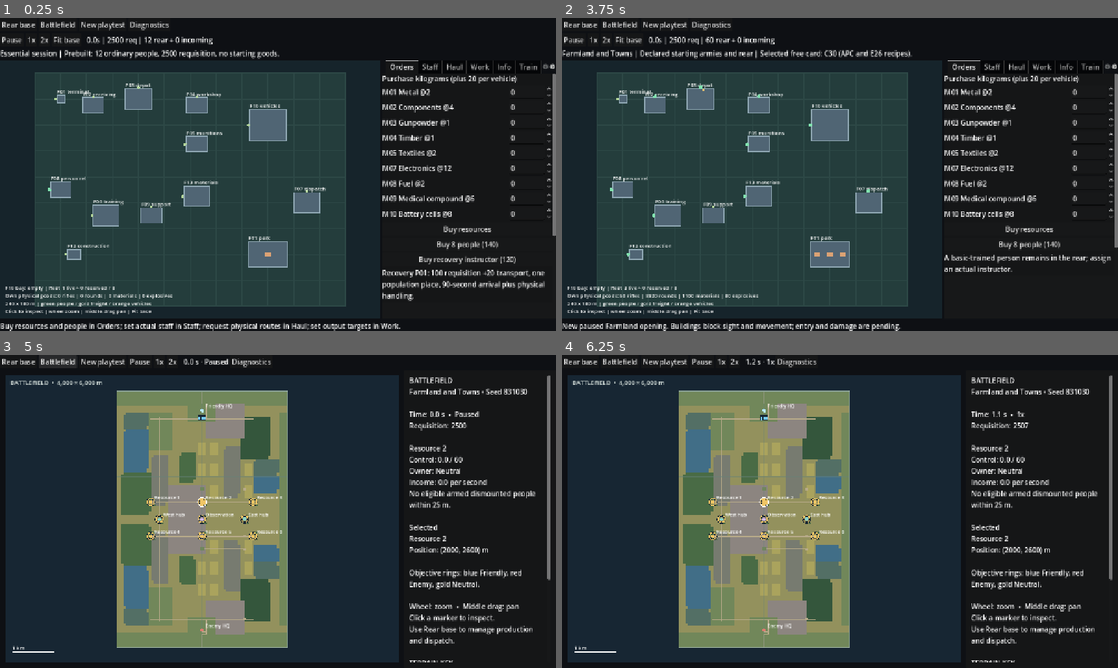
Above: before the commit, frames 1-4 (two rows, left to right).
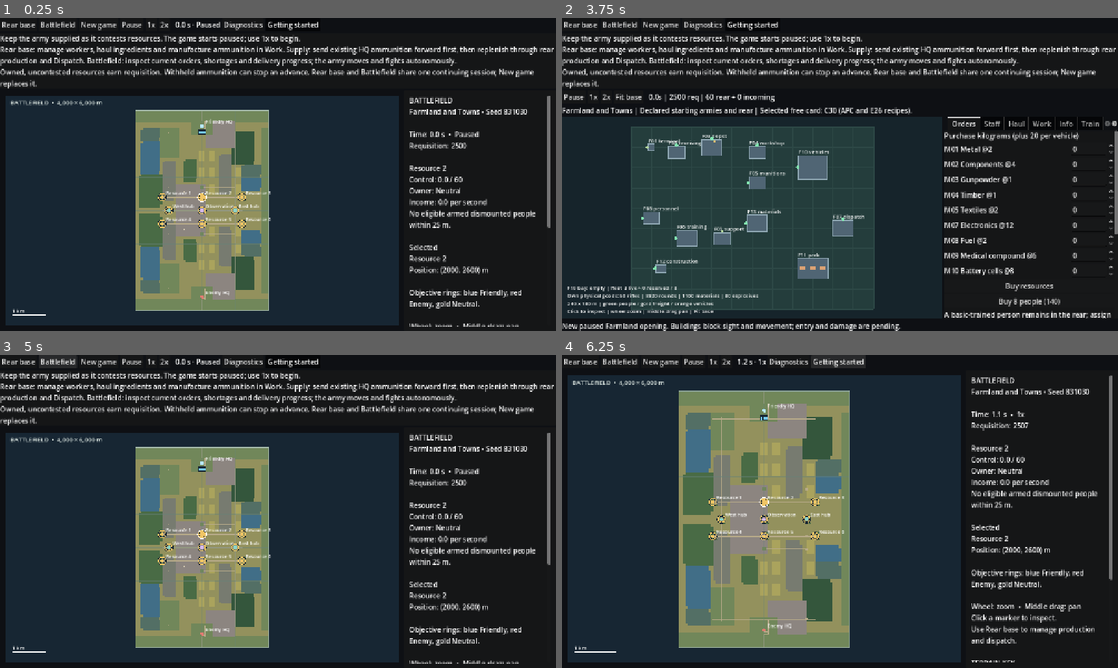
Above: after the commit, the same moments.

Repository: TheInfinityIQ/Trencho_V4
Game: Godot game, scene res://game/main/main.tscn
The game is run twice, just before and just after one commit, with the same random seed, the same clock (stepped at 60 frames per second) and the same inputs.
Inputs (mouse positions are in pixels of both pictures, inside the frame that each line leads up to):
- Up to frame 1 (0.25 s): no input
- Up to frame 2 (3.75 s): click (856, 24) at 0.5 s, where only the run after the commit has a clickable "Getting started"; click "New playtest" (after the commit: "New game") at 1.25 s; click "New playtest" (after the commit: "New game") at 2 s; click "Rear base" at 2.75 s; click (751, 24) at 3.5 s, where only the run after the commit has a clickable "Getting started"
- Up to frame 3 (5 s): click "Battlefield" at 4.25 s
- Up to frame 4 (6.25 s): click "1x" at 5 s; click (840, 361) at 5.75 s, where only the run after the commit has a clickable "Getting started"

The runs differ from the first frame. In frame 1, 39% of the frame differs, in the area x 0-100%, y 1-100%; in frame 2, 32%; in frame 3, 34%; in frame 4, 0.7%.

Commit message:
Prepare ordinary demo entry and Windows handoff

Diff:
--- a/game/battlefield/squad_execution.gd
+++ b/game/battlefield/squad_execution.gd
@@ -537,6 +537,9 @@
 
 func _report(squad: String, kind: String, detail: String, urgent: bool = false) -> void:
 	var key := squad+":"+kind+":"+detail
+	# A later acknowledged operation may genuinely recapture the same place.
+	# Suppress repeats within that task, rather than all future completions.
+	if kind == "Complete": key += ":"+str(_rear().orders.intents.get(squad,{}).get("id",""))
 	if reported.has(key): return
 	var result: Dictionary = _rear().orders.report(squad,kind,detail,urgent)
 	if result.ok: reported[key] = result.id
--- a/game/main/main.gd
+++ b/game/main/main.gd
@@ -49,8 +49,8 @@
 	field_button.pressed.connect(_show_battlefield)
 	controls.add_child(field_button)
 	var playtest := Button.new()
-	playtest.text = "New playtest"
-	playtest.tooltip_text = "Start a fresh paused Farmland and Towns opening with its declared armies."
+	playtest.text = "New game"
+	playtest.tooltip_text = "Replace the current session with a fresh paused Farmland and Towns game."
 	playtest.pressed.connect(_start_playtest)
 	controls.add_child(playtest)
 	_field_clock = HBoxContainer.new()
@@ -75,6 +75,18 @@
 		button.text = title
 		button.pressed.connect(func() -> void: _show_review(title))
 		_diagnostics.add_child(button)
+	var help_button := Button.new()
+	help_button.text = "Getting started"
+	help_button.toggle_mode = true
+	help_button.button_pressed = true
+	controls.add_child(help_button)
+	var help := PanelContainer.new()
+	layout.add_child(help)
+	var guide := Label.new()
+	guide.autowrap_mode = TextServer.AUTOWRAP_WORD_SMART
+	guide.text = "Keep the army supplied as it contests resources. The game starts paused; use 1x to begin.\nRear base: manage workers, haul ingredients and manufacture ammunition in Work. Supply: send existing HQ ammunition forward first, then replenish through rear production and Dispatch. Battlefield: inspect current orders, shortages and delivery progress; the army moves and fights autonomously.\nOwned, uncontested resources earn requisition. Withheld ammunition can stop an advance. Rear base and Battlefield share one continuing session; New game replaces it."
+	help.add_child(guide)
+	help_button.toggled.connect(func(open: bool) -> void: help.visible = open)
 	_host = Control.new()
 	_host.size_flags_vertical = Control.SIZE_EXPAND_FILL
 	layout.add_child(_host)
@@ -84,7 +96,10 @@
 	_battlefield = Battlefield.instantiate()
 	_battlefield.simulation = _base.simulation
 	_host.add_child(_battlefield)
-	_show_base()
+	# Ordinary launch uses the same authored game and normal session binding as
+	# the New game action. Existing declared forces, stock and paused clock stay
+	# authoritative; no demonstration-only grants or initial freight departure.
+	_start_playtest()
 
 
 func _show_review(title: String) -> void:
Not shown, added: docs/demo_start.txt
Not shown, added: export_presets.cfg
Not shown, added: .github/workflows/demo-build.yml
